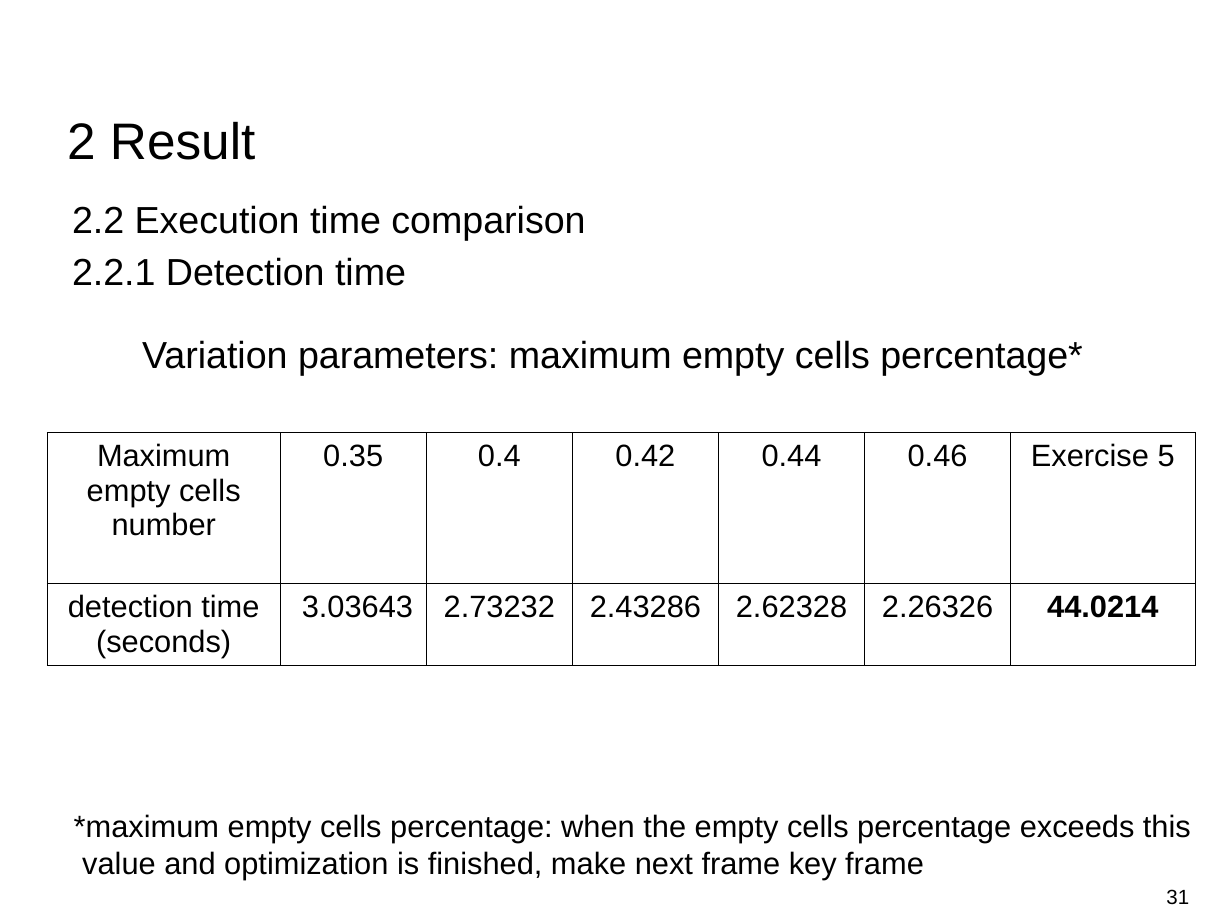
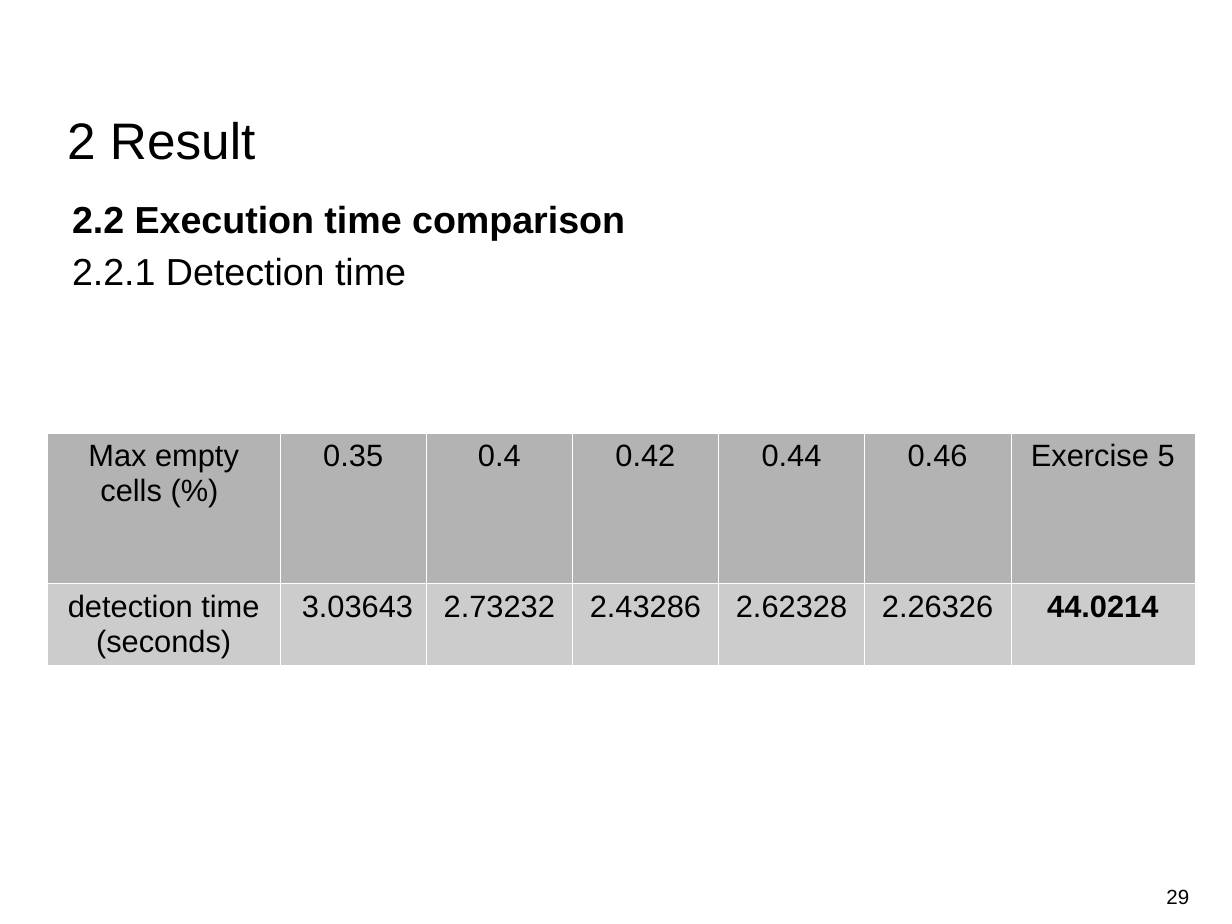
Before and after one commit to Tom-Huang/visual_navigation, a slide deck: slide 29 of FInal_Indirect Visual Odometry with Optical Flow.odp (slide 31 before the commit). Drawn at 1232x924 pixels with LibreOffice and Linux fonts; fonts in the diff are those of the drawing; background and template pictures are left out. Boxes give left, top, right and bottom in pixels: in the first picture for what was removed or moved away, otherwise in the second. Text is boxed around its words. In the diff, an @@ line names an element or a change of style, - is before the commit and + after.

```diff
--- a/FInal_Indirect Visual Odometry with Optical Flow.odp
+++ b/FInal_Indirect Visual Odometry with Optical Flow.odp
@@ text at [72, 205, 625, 241]: bold on in "2.2 Execution time comparison" @@
@@ text removed at [142, 340, 1082, 375] @@
-Variation parameters: maximum empty cells percentage*
@@ table at [47, 432, 1198, 665] @@
-row 1, column 1: Maximum empty cells number
+row 1, column 1: Max empty cells (%)
@@ fill none to #B3B3B3 in row 1 @@
@@ fill none to #CCCCCC in row 2 @@
@@ borders changed @@
@@ text removed at [74, 814, 1191, 880] @@
-*maximum empty cells percentage: when the empty cells percentage exceeds this
-value and optimization is finished, make next frame key frame
@@ page number at [1166, 889, 1189, 904]: text changed @@
-31
+29
```
Also in this commit, not shown: 29 other slides changed, 5 slides removed, 5 other files.
